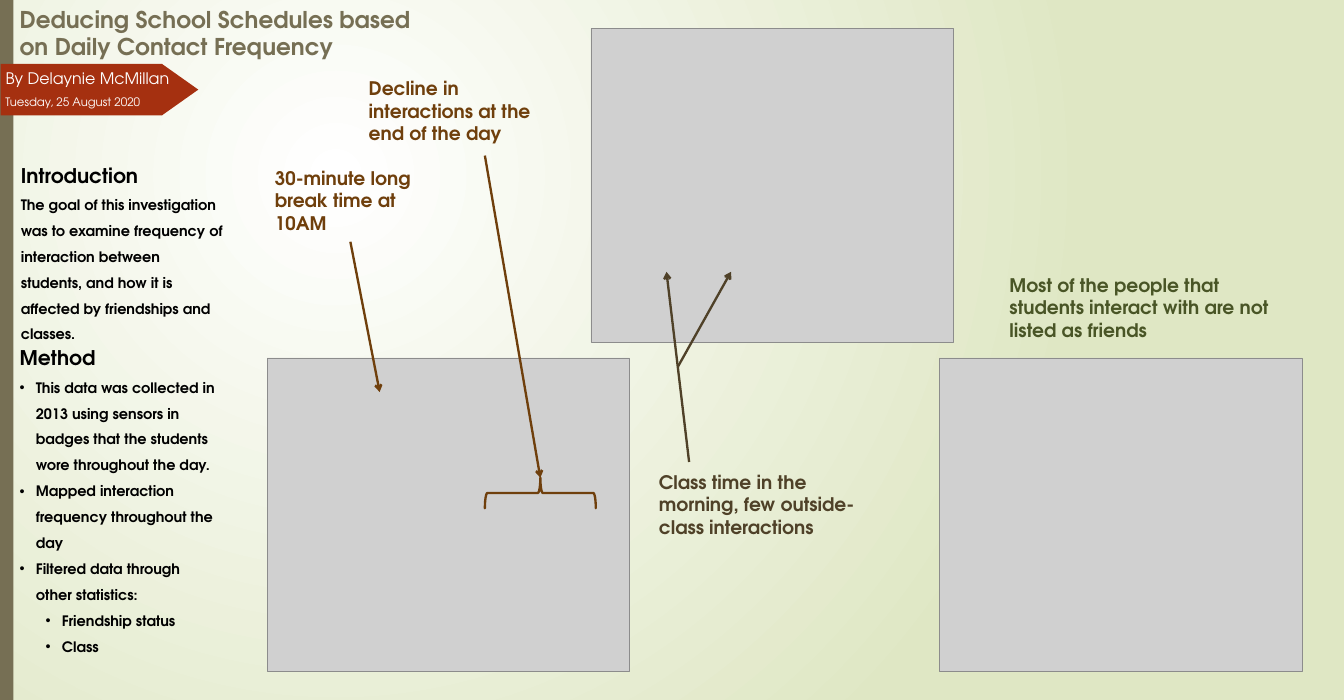
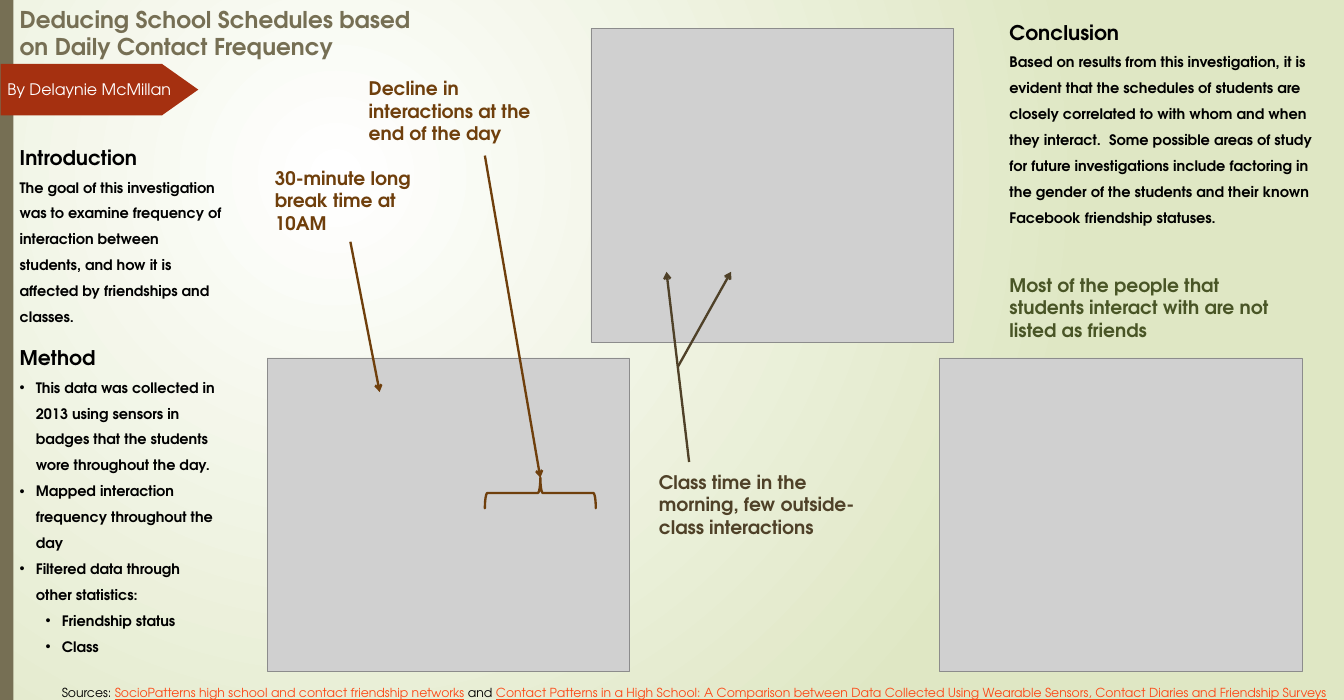
Before and after one commit to thetaspirit/hs-data-analysis, a slide deck: slide 1 of Poster.pptx. Drawn at 1344x700 pixels with LibreOffice and Linux fonts; fonts in the diff are those of the drawing; grey boxes stand for pictures. Boxes give left, top, right and bottom in pixels: in the first picture for what was removed or moved away, otherwise in the second. Text is boxed around its words. In the diff, an @@ line names an element or a change of style, - is before the commit and + after.

Commit message:
added conclusion and sources to poster (pdf not updated)

```diff
--- a/Poster.pptx
+++ b/Poster.pptx
@@ text added at [1009,24,1311,226], 18.6 pt, text #000000, bold @@
+Conclusion
+Based on results from this investigation, it is evident that the schedules of students are closely correlated to with whom and when they interact. Some possible areas of study for future investigations include factoring in the gender of the students and their known Facebook friendship statuses.
@@ text "By Delaynie McMillan" rewrapped from [6,67,169,87] to [7,83,171,98] @@
@@ text removed at [5,97,140,109] @@
-Tuesday, 25 August 2020
@@ text "Introduction": place and size @@
-text "Introduction" at [21,167,222,339]
+text "Introduction" at [20,149,221,322]
@@ text added at [62,687,1327,700], 16 pt, text #FB4A18, underline @@
+Sources: SocioPatterns high school and contact friendship networks and Contact Patterns in a High School: A Comparison between Data Collected Using Wearable Sensors, Contact Diaries and Friendship Surveys
```
